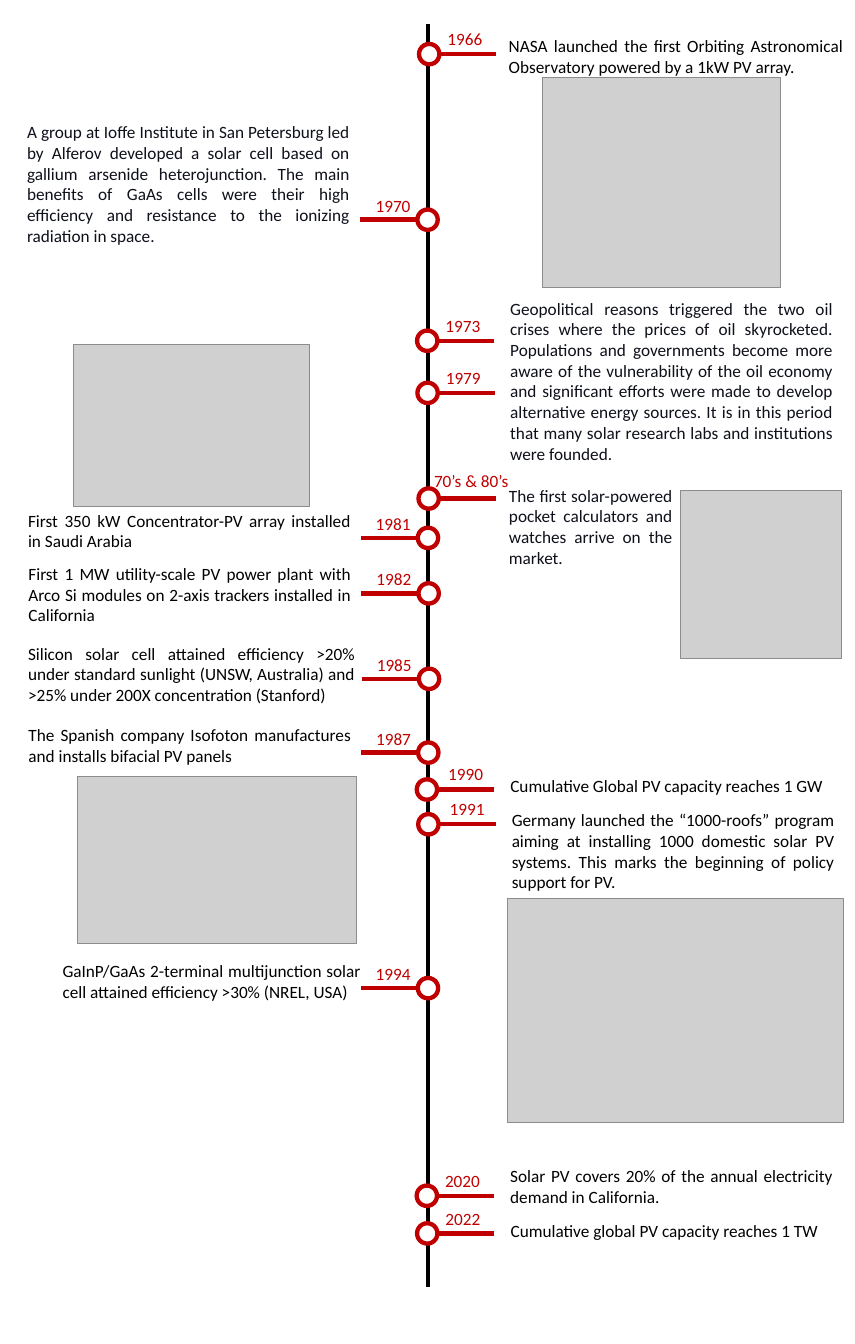
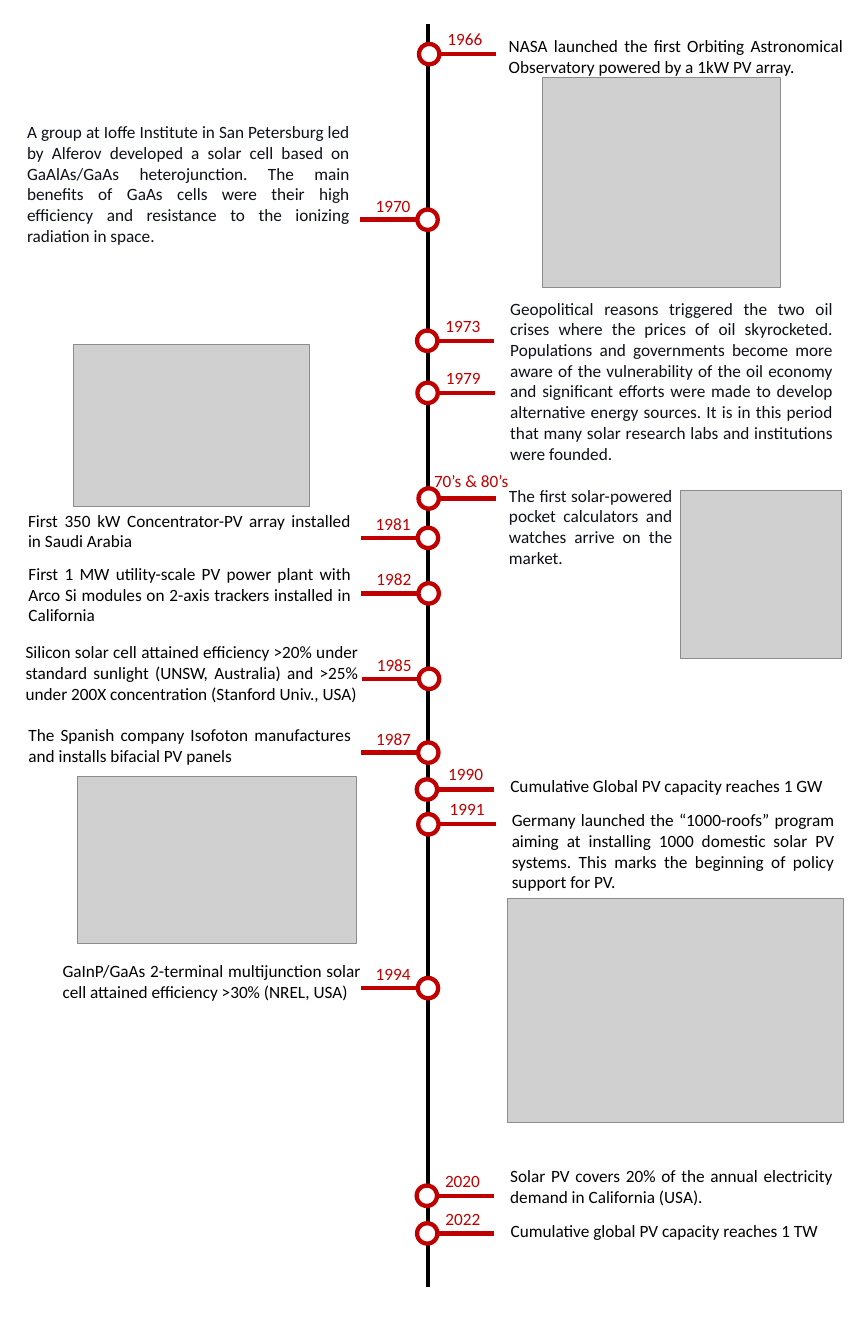
Before and after one commit to martavp/pv-textbook, a slide deck: slide 2 of Figures/Chapter_01/drawings/Fig_PV_history.pptx. Drawn at 855x1344 pixels with LibreOffice and Linux fonts; fonts in the diff are those of the drawing; grey boxes stand for pictures; background and template pictures are left out. Boxes give left, top, right and bottom in pixels: in the first picture for what was removed or moved away, otherwise in the second. Text is boxed around its words. In the diff, an @@ line names an element or a change of style, - is before the commit and + after.

```diff
--- a/Figures/Chapter_01/drawings/Fig_PV_history.pptx
+++ b/Figures/Chapter_01/drawings/Fig_PV_history.pptx
@@ text at (27, 126, 350, 245): text changed @@
-A group at Ioffe Institute in San Petersburg led by Alferov developed a solar cell based on gallium arsenide heterojunction. The main benefits of GaAs cells were their high efficiency and resistance to the ionizing radiation in space.
+A group at Ioffe Institute in San Petersburg led by Alferov developed a solar cell based on GaAlAs/GaAs heterojunction. The main benefits of GaAs cells were their high efficiency and resistance to the ionizing radiation in space.
@@ text at (26, 646, 358, 703): text changed @@
-Silicon solar cell attained efficiency >20% under standard sunlight (UNSW, Australia) and >25% under 200X concentration (Stanford)
+Silicon solar cell attained efficiency >20% under standard sunlight (UNSW, Australia) and >25% under 200X concentration (Stanford Univ., USA)
@@ text at (510, 1170, 833, 1206): text changed @@
-Solar PV covers 20% of the annual electricity demand in California.
+Solar PV covers 20% of the annual electricity demand in California (USA).
```
Also in this commit, not shown: 1 other slide changed, 1 other file.
